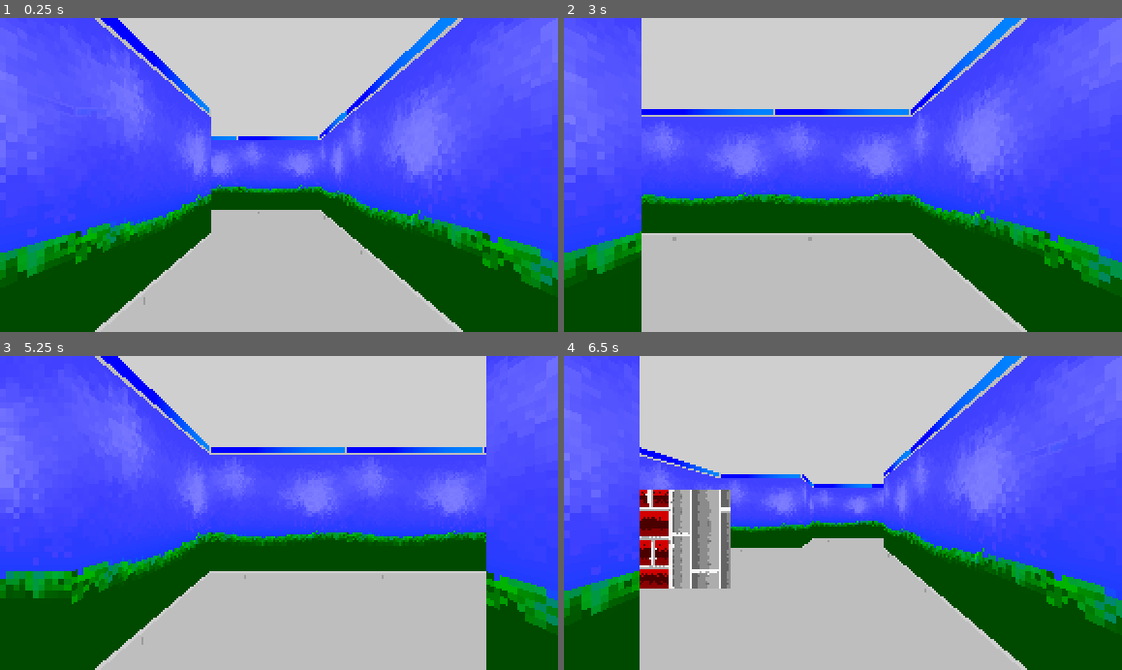
Above: before the commit, frames 1-4 (two rows, left to right).
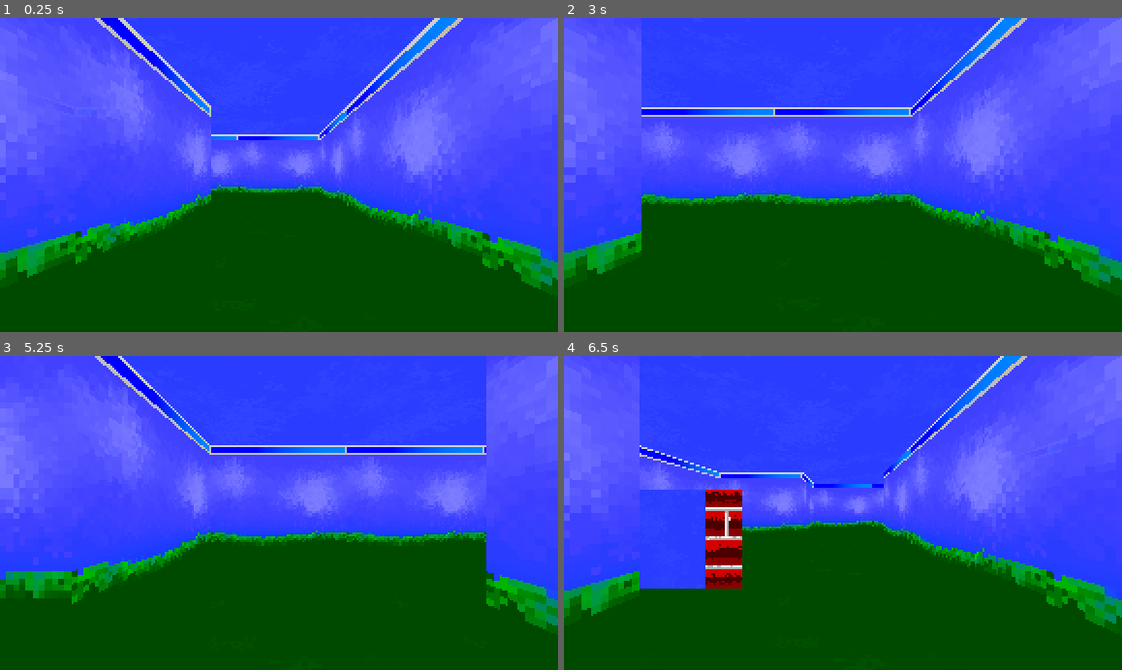
Above: after the commit, the same moments.

Repository: samiser/y2k-crawler
Game: Godot game, scene res://main.tscn
Same seed, same stepped clock (60 frames per second), same inputs: the game is played once before the commit and once after it.
Inputs:
- Up to frame 1 (0.25 s): no input
- Up to frame 2 (3 s): tap Enter at 0.5, 2 s; hold D (right) 0.53-1.28 s; tap Space at 1.25, 2.75 s; hold S (back) 1.28-2.03 s; hold D (right) 2.03-2.78 s; hold W (forward) from 2.78 s (still down)
- Up to frame 3 (5.25 s): release W (forward) at 3.53 s; hold A (left) 3.53-5.03 s; tap Enter at 5 s; hold S (back) from 5.03 s (still down)
- Up to frame 4 (6.5 s): release S (back) at 5.78 s; hold D (right) from 5.78 s (still down)

The runs differ from the first frame. In frame 1, 29% of the frame differs, in the area x 17-83%, y 0-100%; in frame 2, 35%; in frame 3, 35%; in frame 4, 46%, in the area x 13-83%, y 0-100%.

Commit message:
added more floor/ceiling sprites

Diff:
--- a/tile.tscn
+++ b/tile.tscn
@@ -8,11 +8,10 @@
 
 [node name="Floor" parent="." unique_id=780277265 instance=ExtResource("2_vx4y2")]
 transform = Transform3D(-1.5, 6.556708e-08, -6.556708e-08, -6.556708e-08, -6.556708e-08, 1.5, 6.556708e-08, 1.5, 6.556708e-08, 0, 0, 0)
-frame = 1
 
 [node name="Ceiling" parent="." unique_id=1689369475 instance=ExtResource("2_vx4y2")]
 transform = Transform3D(-1.5, 6.556708e-08, -6.556709e-08, 6.5567086e-08, -6.556707e-08, -1.5, -6.5567086e-08, -1.5, 6.556708e-08, 0, 2, 0)
-frame = 2
+frame = 5
 
 [node name="East" parent="." unique_id=388705204 instance=ExtResource("2_vx4y2")]
 transform = Transform3D(-6.556708e-08, 0, 1.5, 0, 1.5, 0, -1.5, 0, -6.556708e-08, -1, 1, 0)
--- a/wall.tscn
+++ b/wall.tscn
@@ -7,6 +7,6 @@
 pixel_size = 0.02085
 texture_filter = 0
 texture = ExtResource("1_xxgf6")
-hframes = 15
+hframes = 17
 frame = 4
 region_rect = Rect2(0, 0, 64, 64)
Binary file changed: Sprites/ComputerTiles/walls_comp.bmp
Binary file changed: Sprites/characters_tilemap.aseprite
Binary file changed: Sprites/tilemap.aseprite
Not shown: 1 places in main.tscn that only renumber resources
